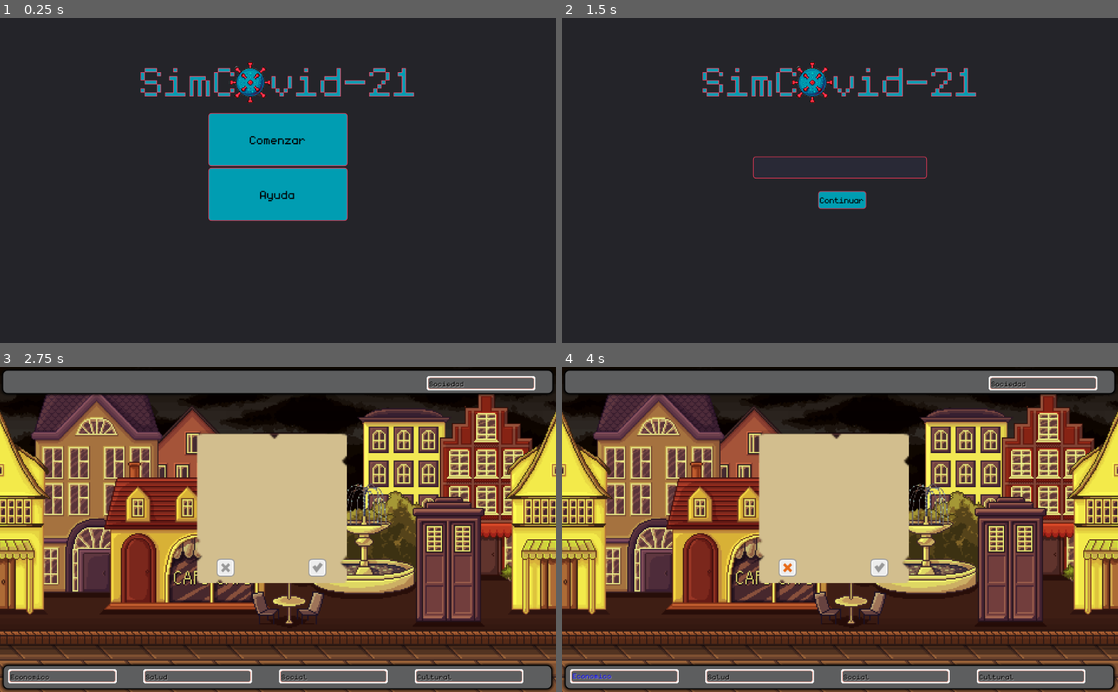
Above: before the commit, frames 1-4 (two rows, left to right).
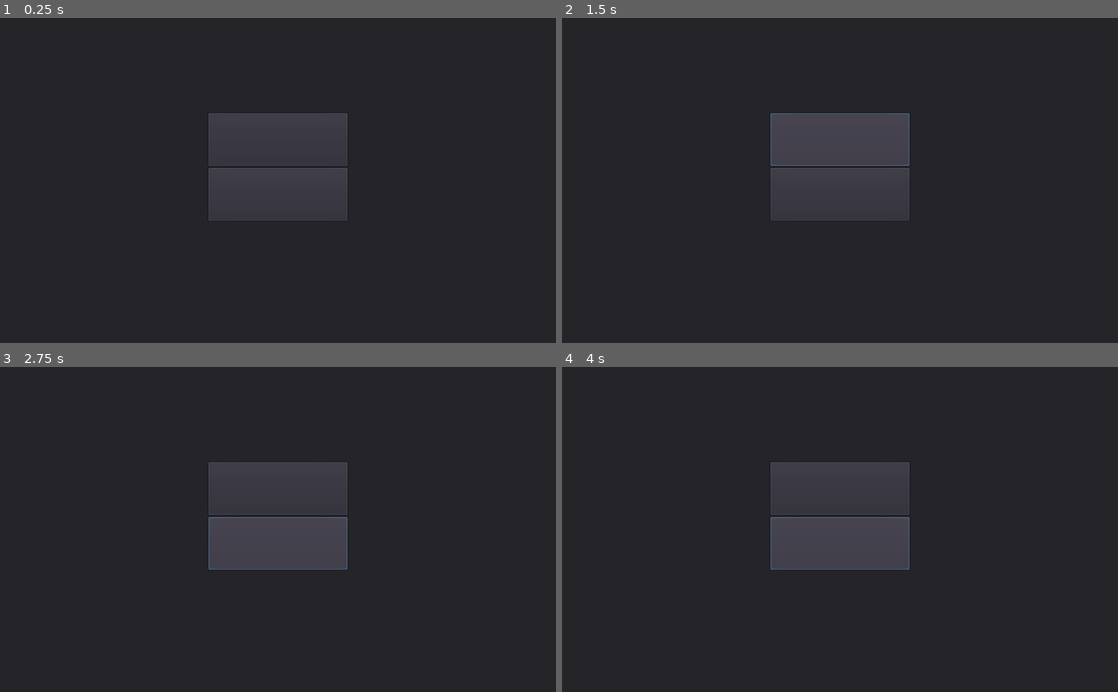
Above: after the commit, the same moments.

Repository: compumundohipermegaredUNQ/SimCovid-21
Game: Godot game, scene res://Main.tscn
The game is run twice, just before and just after one commit, with the same random seed, the same clock (stepped at 60 frames per second) and the same inputs.
Inputs (mouse positions are in pixels of both pictures, inside the frame that each line leads up to):
- Up to frame 1 (0.25 s): no input
- Up to frame 2 (1.5 s): click "Comenzar" at 0.5 s; click "Comenzar" at 1.25 s
- Up to frame 3 (2.75 s): click "Ayuda" at 2 s
- Up to frame 4 (4 s): click (878, 568) at 2.77 s; click (789, 568) at 3.52 s

The runs differ from the first frame. In frame 1, 10% of the frame differs, in the area x 25-75%, y 13-63%; in frame 2, 7.8%; in frame 3, 89%; in frame 4, 89%, in the area x 0-100%, y 0-100%.

Commit message:
Musica de Fondo y sfx para ciertas cosas

Diff:
--- a/Main.tscn
+++ b/Main.tscn
@@ -16,6 +16,12 @@
 [ext_resource path="res://assets/Menu/HoverPressedButton.tres" type="StyleBox" id=14]
 [ext_resource path="res://assets/Fonts/The Snowday.ttf" type="DynamicFontData" id=15]
 [ext_resource path="res://assets/Fonts/monogram.ttf" type="DynamicFontData" id=16]
+[ext_resource path="res://assets/Sounds/BackGround.ogg" type="AudioStream" id=11]
+[ext_resource path="res://assets/Sounds/switch23.ogg" type="AudioStream" id=12]
+[ext_resource path="res://assets/Sounds/confirmation_001.ogg" type="AudioStream" id=13]
+[ext_resource path="res://assets/Sounds/close_004.ogg" type="AudioStream" id=14]
+[ext_resource path="res://assets/Sounds/Fail.ogg" type="AudioStream" id=15]
+[ext_resource path="res://assets/Sounds/Morning.ogg" type="AudioStream" id=16]
 
 [sub_resource type="Shader" id=1]
 code = "shader_type canvas_item;
@@ -130,6 +136,11 @@
 __meta__ = {
 "_edit_use_anchors_": false
 }
+
+[node name="BackgroundMusic" type="AudioStreamPlayer" parent="Background"]
+stream = ExtResource( 11 )
+volume_db = -14.283
+autoplay = true
 
 [node name="Timer" type="Timer" parent="."]
 autostart = true
@@ -292,3 +303,27 @@
 [connection signal="text_changed" from="MenuBackground/InputContainer/Input" to="MenuBackground" method="_on_Input_text_changed"]
 [connection signal="pressed" from="MenuBackground/InputContainer/ContinueButton" to="." method="_on_ContinueButton_pressed"]
 [connection signal="pressed" from="MenuBackground/InputContainer/ContinueButton" to="MenuBackground" method="_on_ContinueButton_pressed"]
+
+[node name="SFX" type="Node" parent="." groups=[
+"sfx",
+]]
+
+[node name="No" type="AudioStreamPlayer" parent="SFX"]
+stream = ExtResource( 12 )
+volume_db = -10.0
+
+[node name="Si" type="AudioStreamPlayer" parent="SFX"]
+stream = ExtResource( 13 )
+volume_db = -10.0
+
+[node name="Intento" type="AudioStreamPlayer" parent="SFX"]
+stream = ExtResource( 14 )
+volume_db = -6.0
+
+[node name="Fail" type="AudioStreamPlayer" parent="SFX"]
+stream = ExtResource( 15 )
+volume_db = -10.0
+
+[node name="Morning" type="AudioStreamPlayer" parent="SFX"]
+stream = ExtResource( 16 )
+volume_db = -10.0
--- /dev/null
+++ b/default_bus_layout.tres
@@ -0,0 +1,10 @@
+[gd_resource type="AudioBusLayout" format=2]
+
+[resource]
+bus/0/volume_db = 0.0694828
+bus/1/name = "sfx"
+bus/1/solo = false
+bus/1/mute = false
+bus/1/bypass_fx = false
+bus/1/volume_db = -6.91795
+bus/1/send = "Master"
--- a/src/Card/Card.gd
+++ b/src/Card/Card.gd
@@ -11,6 +11,8 @@
 	"Social": 2,
 	"Cultural": 3,
 }
+onready var ok_sfx = get_node("Ok")
+onready var no_sfx = get_node("No")
 var card_type
 var card_efects
 var bar_group
@@ -34,11 +36,13 @@
 		DeckOfCards.checked(card_type, card_efects, true)
 		_update_if_exists_actual_bar()
 		call_deferred("_remove")
+		get_tree().get_nodes_in_group("sfx")[0].get_node("Si").play()
 
 func _on_XButton_pressed() -> void:
 	DeckOfCards.checked(card_type, card_efects, false)
 	_update_if_exists_actual_bar()
 	call_deferred("_remove")
+	get_tree().get_nodes_in_group("sfx")[0].get_node("No").play()
 
 func _remove() -> void:
 	get_parent().remove_child(self)
--- a/src/Card/CardsDatabase.gd
+++ b/src/Card/CardsDatabase.gd
@@ -200,6 +200,7 @@
 
 # Retorna una carta random de un tipo de carta random.
 func get_random_card_and_type(deck, usedDeck):
+	get_tree().get_nodes_in_group("sfx")[0].get_node("Morning").play()
 	return _get_random_card(deck, usedDeck, _get_random_type(deck, usedDeck))
 
 # Retorna un tipo de carta random
@@ -239,6 +240,7 @@
 func get_low_event_card_from_type(card_type:String, attempts:int):
 	var card = get_random_card_from_type(BAD_EVENT_DECK, USED_BAD_EVENT_DECK, card_type)
 	card.prepend_to_description(get_title_from_attempts(attempts), get_text_from_attempts(attempts))
+	get_tree().get_nodes_in_group("sfx")[0].get_node("Intento").play()
 	return card
 
 func get_good_event_card_from_type(card_type:String):
@@ -249,6 +251,7 @@
 	var card_info = GAME_OVER_CARDS[card_type]
 	var card = card_scene.instance()
 	card.initialize(card_type, card_info[0], card_info[1], card_info[2], main, true)
+	get_tree().get_nodes_in_group("sfx")[0].get_node("Fail").play()
 	return card
 
 func _restart_deck(deck, usedDeck):
--- a/src/DeckOfCards/DeckOfCards.gd
+++ b/src/DeckOfCards/DeckOfCards.gd
@@ -65,6 +65,7 @@
 	var card = CardsDatabaseDeck.get_low_event_card_from_type(card_type, attempts)
 	add_to_local_deck(card)
 
+
 func raise_high_card(card_type):
 	var card = CardsDatabaseDeck.get_good_event_card_from_type(card_type)
 	add_to_local_deck(card)
Not shown, added: assets/Sounds/BackGround.ogg.import
Not shown, added: assets/Sounds/Fail.ogg.import
Not shown, added: assets/Sounds/Morning.ogg.import
Not shown, added: assets/Sounds/close_004.ogg.import
Not shown, added: assets/Sounds/confirmation_001.ogg.import
Not shown, added: assets/Sounds/switch23.ogg.import
Not shown, added: assets/Sounds/BackGround.ogg
Not shown, added: assets/Sounds/Fail.ogg
Not shown, added: assets/Sounds/Morning.ogg
Not shown, added: assets/Sounds/close_004.ogg
Not shown, added: assets/Sounds/confirmation_001.ogg
Not shown, added: assets/Sounds/switch23.ogg
